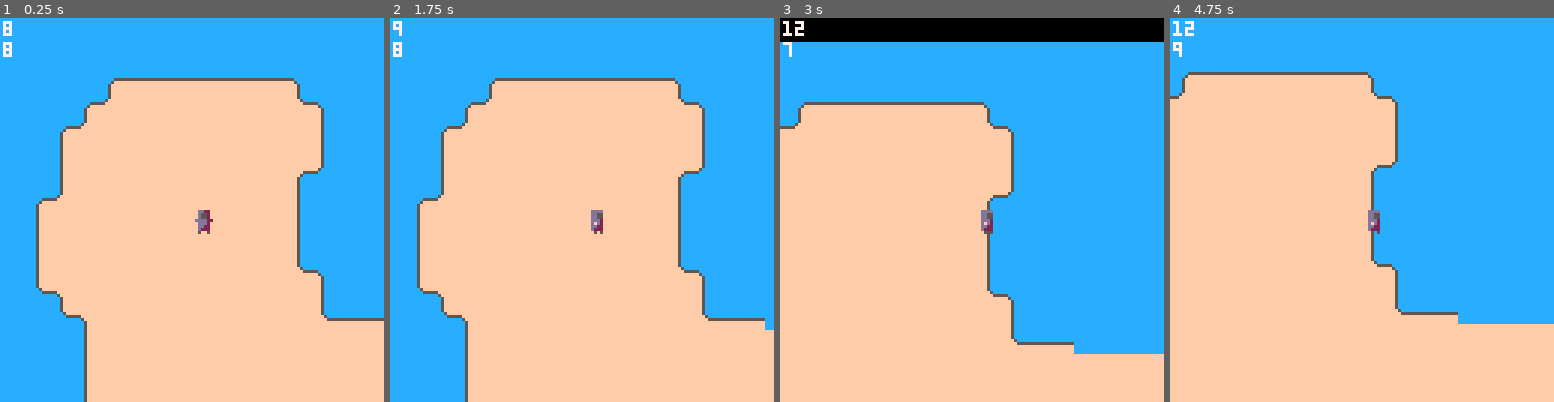
Above: before the commit, frames 1-4 (left to right).
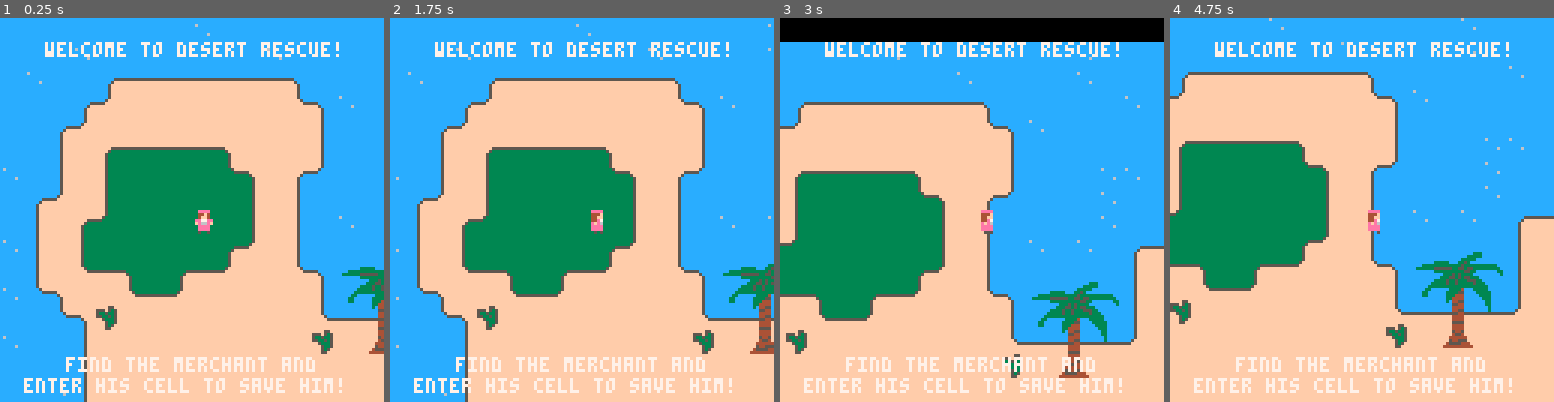
Above: after the commit, the same moments.

Repository: gutsuv/TAP-project
Game: PICO-8 cartridge test2.p8
Two runs of this game, one before a commit and one after it. Both use one fixed random seed, a clock stepped at 60 frames per second and the inputs below.
Inputs:
- Up to frame 1 (0.25 s): no input
- Up to frame 2 (1.75 s): tap X (X key) at 0.33, 1.07 s; tap O (Z key) at 0.7, 1.7 s; hold Right from 1.6 s (still down)
- Up to frame 3 (3 s): tap X (X key) at 1.85, 2.97 s; release Right at 2.1 s; tap O (Z key) at 2.1, 2.5, 2.9 s; hold Up 2.15-2.42 s; hold Right from 2.47 s (still down)
- Up to frame 4 (4.75 s): release Right at 3.03 s; hold Left 3.08-3.58 s; tap O (Z key) every 0.4 s from 3.3 to 4.5 s; hold Down 3.63-3.97 s; hold Right 4.02-4.68 s; tap X (X key) at 4.08 s; hold Up from 4.73 s (still down)

The runs differ from the first frame. In frame 1, 19% of the frame differs, in the area x 0-100%, y 0-99%; in frame 2, 19%; in frame 3, 22%; in frame 4, 23%, in the area x 0-100%, y 0-98%.

Commit message:
finished game

Diff:
--- a/test2.p8
+++ b/test2.p8
@@ -7,6 +7,12 @@
 	h = 128 // height of the game map
 
 	placeholder = 0
+	delay = 0
+
+	merchant={}
+	merchant.sprite = 4
+	merchant.x = 600
+	merchant.y = 456
 
 	player={}
 	player.x = 64
@@ -40,7 +46,7 @@
 	if(player.step % 3 == 0) then
 		player.frame += 1
 	end
-	if(player.frame > 7) then
+	if(player.frame > 5) then
 
 		if player.steptwo == 3 then
 			player.stepthree = true
@@ -193,13 +199,26 @@
 end
 
 function _draw()
-	cls()
-	map(0, 0, 0, 0)
+ cls()
+	map(0, 0, 0, 0, 128, 64)
+	spr(merchant.sprite, merchant.x, merchant.y);
 	spr(player.sprite, player.x, player.y)
 	camera(player.x - 64, player.y - 64)
 
-	print(ceil(player.x / 8), player.x - 63, player.y - 63, 7)
-	print(ceil(player.y / 8), player.x -63, player.y - 56, 7)
+	if(player.speed == 1) then
+		delay += 1
+	end
+	if(delay < 300) then
+		print("welcome to desert rescue!", player.x - 49, player.y - 56, 7)
+		print("find the merchant and", player.x - 42, player.y + 49, 7)
+		print("enter his cell to save him!", player.x - 56, player.y + 56, 7)
+	end
+
+	if player.x >= merchant.x and player.x <= merchant.x + 16 and player.y >= merchant.y and player.y <= merchant.y + 16 then
+		print("you found the merchant!", player.x - 56, player.y - 56, 7)
+		print("he dabs and says thanks!", player.x - 56, player.y - 49, 7)
+	end
+
 end
 
 
@@ -333,40 +352,40 @@
 
 
 __gff__
-0000000000000000000000000000000000000000000001000000000000000100000000000000000000000000000000000000000000000000000000000000000000000000000000000000000000000000000000000000000000000000000000000000000000000000000000000000000000000000000000000000000000000000
+0000000101000000000000000000000000000001010001000000000000000100000000010000000000000000000000000000000101000000000000000000000001010101000101010000000000000000010101010001010100000000000000000001010000010101000000000000000000000000000000000000000000000000
 0000000000000000000000000000000000000000000000000000000000000000000000000000000000000000000000000000000000000000000000000000000000000000000000000000000000000000000000000000000000000000000000000000000000000000000000000000000000000000000000000000000000000000
 __map__
-1616161616161616161616161616161665666765666765666765666765666745454545454545454545454545656667656667656667656667656667656667656667656667656667656667656667656667656667656667656667656667454545454545454545454545454545454545454545454545454545454545454545454545
-1616161616161616161616161616161645464745464745464745464745464745464745464745454545454545454545454545454545454545454545454545454545454545454545454545454545454545454545454545454545454545454545454545454545454545454545454545454545454545454545454545454545454545
-161616162b262626262626262c16161655565755565755565755565755565755565755565745454545454545454545454545454545454545454545454545454545454545454545454545454545454545454545454545454545454545454545454545454545454545454545454545454545454545454545454545454545454545
-1616162b2735353535353535252c161665666765666765666765666765666765666765666745454545454545454545454545454545454545454545454545454545454545454545454545454545454545454545454545454545454545454545454545454545454545454545454545454545454545454545454545454545454545
-16162b2735353535353535353515161645454545454545454545454545454545454545454545454545454545454545454545454545454545454545454b4c4d4b4c4d4b4c4d4b4c4d45454545454545454545454545454545454545454545454545454545454545454b4c4d4b4c4d4b4c4d454545454545454545454545454545
-16161735353535353535353535151616454545454545454545454545454545454545454545454b4c4d4b4c4d4b4c4d454545454545454545454545455b5c5d5b5c5d5b5c5d5b5c5d45454545454545454545454545454545454545454545454545454545454545455b5c5d5b5c5d5b5c5d454545454545454545454545454545
-161617353535353535353535053c1616454545454545454545454545454545454545454545455b5c5d5b5c5d5b5c5d454545454545454545454545456b6c6d6b6c6d6b6c6d6b6c6d45454545454545454545454545454545454545454545454545454545454545456b6c6d6b6c6d6b6c6d4d4545454545454545454545454545
-162b2735353535353535353515161616454545454545454545454545454545454545454545456b6c6d6b6c6d6b6c6d454545454545454545454b4c4d4b4c4d4b4c4d4b4c4d4b4c4d4b4c4d4545454545454545454545454545454545454545454545454b4c4d4b4c4d4c4d5d5b5c5d5b5c5d4545454545454545454545454545
-16173535353535353535353515161616454545454545454545454545454545454545454b4c4d4b4c4d4b4c4d4b4c4d4b4c4d454545454545455b5c5d5b5c5d5b5c5d5b5c5d5b5c5d5b5c5d4545454545454545454545454545454545454545454545455b5c5d5b5c5d5c5d6d6b6c6d6b6c6d4545454545454545454545454545
-16173535353535353535353515161616454545454545454545454545454545454545455b5c5d5b5c5d5b5c5d5b5c5d5b5c5d454545454545456b6c6d6b6c6d6b6c6d6b6c6d6b6c6d6b6c6d45454545454545454545454545454545454545454b4c4d4b6b6c6d6b6c6d6c6d4d4b4c4d4b4c4d4545454545454545454545454545
-161735353535353535353535252c1616454545454545454545454545454545454545456b6c6d6b6c6d6b6c6d6b6c6d6b6c6d454b4c4d4b4c4d4b4c4d4b4c4d4b4c4d4b4c4d4b4c4d4b4c4d4b4c4d4b4c4d45454545454545454545454545455b5c5d5b4b4c4d4b4c4d5b5c5d5b5c5d5b5c5d4545454545454545454545454545
-163b0735353535353535353535151616454545454545454b4c4d4b4c4d4b4c4d4b4c4d4b4c4d4b4c4d4b4c4d4b4c4d4b4c4d4b5b5c5d5b5c5d5b5c5d5b5c5d5b5c5d5b5c5d5b5c5d5b5c5d5b5c5d5b5c5d45454545454545454545454545456b6c6d6b5b5c5d5b5c5d6b6c6d6b6c6d6b6c6d4545454545454545454545454545
-16163b07353535353535353535252626454545454545455b5c5d5b5c5d5b5c5d5b5c5d5b5c5d5b5c5d5b5c5d5b5c5d5b5c5d5b6b6c6d6b6c6d6b6c6d6b6c6d6b6c6d6b6c6d6b6c6d6b6c6d6b6c6d6b6c6d45454647454647454b4c4d4b4c4d4b4c4d4b6b6c6d6b6c6d4b4c4d4b4c4d4b4c4d4b4c4d4545454545454545454545
-161616173535353535353535353535354b4c4d4b4c4d4b6b6c6d6b6c6d6b6c6d6b6c6d6b6c6d6b6c6d6b6c6d6b6c6d6b6c6d6b4b4c4d4b4c4d4b4c4d4b4c4d4b4c4d4b4c4d4b4c4d4b4c4d4b4c4d4b4c4d4b555657555657455b5c5d5b5c5d5b5c5d5b4b4c4d4b4c4d5b5c5d5b5c5d5b5c5d5b5c5d4545454545454545454545
-161616174c4d4b4c4d4b4c4d4b4c4d4b4c4d5d5b5c5d5b4b4c4d4b4c4d4b4c4d4b4c4d4b4c4d4b4c4d4b4c4d4b4c4d4b4c4d4b5b5c5d5b5c5d5b5c5d5b5c5d5b5c5d5b5c5d5b5c5d5b5c5d5b5c5d5b5c5d5b656667656667456b6c6d6b6c6d6b6c6d6b5b5c5d5b5c5d6b6c6d6b6c6d6b6c6d6b6c6d4545454545454545454545
-161616175c5d5b5c5d5b5c5d5b5c5d5b5c5d6d6b6c6d6b5b5c5d5b5c5d5b5c5d5b5c5d5b5c5d5b5c5d5b5c5d5b5c5d5b5c5d5b6b6c6d6b6c6d6b4546476c6d6b6c6d6b6c6d6b6c6d6b6c45464745464746474546474546474d4b4c4d4b4c4d4b4c4d4b6b6c6d6b6c6d4b4c4d4b4c4d4b4c4d4b4c4d4545454545454545454545
-454546176c6d6b6c6d6b6c6d6b6c6d6b6c6d4d4b4c4d4b6b6c6d6b6c6d6b6c6d6b6c6d6b6c6d6b6c6d6b6c6d6b6c6d6b6c6d6b4b4c4d4b4c4d4b55564546474b4c4d4b4c4d4b4c4d4b4c55565755565756575556575556574c4d5c5d5b4b4c4d4b4c4d4b4c4d4b4c4d5b5c5d5b5c5d5b5c5d5b5c5d4545454545454545454545
-555556174c4d4b4c4d4b4c4d4b4c4d4b4c4d4b4c4d4b4c4d4b4c4d4b4c4d4c4d4b4c4d4b4c4d4b4c4d4b4c4d4b4c4d4b4c4d4b5b5c5d5b5c5d5b65665556575b5c5d5b5c5d5b5c5d5b5c65666765666766676566676566675c5d6c6d6b5b5c5d5b5c5d5b5c5d5b5c5d6b6c6d6b6c6d6b6c6d6b6c6d4545454545454545454545
-656566175c5d5b5c5d5b5c5d5b5c5d5b5c5d5b5c5d5b5c5d5b5c5d5b5c5d5c5d5b5c5d5b5c5d5b5c5d5b5c5d5b5c5d5b5c5d5b6b6c6d6b6c6d6b4546656667474546474546474546474546474545464746474546476c6d6b6c6d4c4d4b6b6c6d6b6c6d6b6c6d6b6c6d4b4c4d4b4c4d4b4c4d4b4c4d4545454545454545454545
-4545463b076d6b6c6d6b6c6d6b6c6d6b6c6d6b6c6d6b6c6d6b6c6d6b6c6d6c6d6b6c6d6b6c6d6b6c6d6b6c6d6b6c6d6b6c6d6b6c6d6b6c6d6b6c5556575556575556575556575556575556575555565756575556574c4d4b4c4d4b4c4d4b4c4d4b4c4d4b4c4d5b5c5d5b5c5d5b5c5d5b5c5d5b5c5d4545454545454545454545
-55555616174d4b4c4d4b4c4d4b4c4d4b4c4d4b4c4d4b4c4d4b4c4d4b4c4d4b4c4d4b4c4d4b4c4d4b4c4d4b4c4d4c4d4b4c4d4b4b4c4d4b4c4d4c6566676566676566676566676566676566676565666766676566675c5d5b5c5d5b5c5d5b5c5d5b5c5d5b5c5d6b6c6d6b6c6d6b6c6d6b6c6d6b6c6d4545454545454545454545
-65656616175d5b5c5d5b5c5d5b5c5d5b5c5d5b5c5d5b5c5d5b5c5d5b5c5d5b5c5d5b5c5d5b5c5d5b5c5d5b5c5d5c5d5b5c5d5b5b5c5d5b5c5d5c5d4b6b4546474546474546474546474546474546476c6d6b6c6d6b6c6d6b6c6d6b6c6d6b6c6d6b6c6d6b6c6d4b4c4d4b4c4d4b4c4d4b4c4d4545454545454545454545454545
-45454616176d6b6c6d6b6c6d6b6c6d6b6c6d6b6c6d6b4546474546476c6d6b6c6d6b6c6d6b6c6d6b6c6d6b6c6d6c6d6b6c6d6b6b6c6d6b6c6d6c6d5b5c5556575556575556575556575556575556575d5b5c5d5b5c5d5b5c5d5d5b5c5d5b5c5d5b5c5d5b5c5d5b5c5d5b5c5d5b5c5d5b5c5d4545454545454545454545454545
-55555616174d4b4c4d4b4c4d4b4c4d4b4c4d4b4c4d4b5556575556574c4d4b4c4d4b4c4d4b4c4d4b4c4d4b4c4d4b4c4d4b4c4d4b4c4d4b4c4d4b4c6b6c6566676566676566676566676566676566676d6b6c6d6b6c6d6b6c6d6d6b6c6d6b6c6d6b6c6d6b6c6d6b6c6d6b6c6d6b6c6d6b6c6d4545454545454545454545454545
-6565662b275d5b5c5d5b5c5d5b5c5d5b5c5d5b5c5d5b6566676566675c5d5b5c5d5b5c5d5b5c5d5b5c5d5b5c5d5b5c5d5b5c5d5b5c5d5b5c5d5b5c5d5c4b4c4d4b4c4d4b4c4d4b4c4d4b4b4c4d4c4d4b4c4d4b4c4d4b4c4b4c4d4b4c4d4b4c4d4b4c4d4b4c4d4b4c4d4b4c4d4b4c4d4545454545454545454545454545454545
-454546176c6d6b6c6d6b6c6d6b6c6d6b6c6d6b4546474546474546474546476c6d6b6c6d6b6c6d6b6c6d6b6c6d6b6c6d6b6c6d6b6c6d6b6c6d6b6c6d6c5b5c5d5b5c5d5b5c5d5b5c5d5b5b5c5d5c5d5b5c5d5b5c5d5b5c5b5c5d5b5c5d5b5c5d5b5c5d5b5c5d5b5c5d5b5c5d5b5c5d4545454545454545454545454545454545
-5555563b06074b4c4d4b4c4d4b4c4d4b4c4d4b5556575556575556575556574c4d4b4c4d4b4c4d4b4c4d4b4c4d4b4c4d4b4c4d4b4c4d4b4c4d4b4c4d4c6b6c6d6b6c6d6b6c6d6b6c6d6b6b6c6d6c6d6b6c6d6b6c6d6b6c6b6c6d6b6c6d6b6c6d6b6c6d6b6c6d6b6c6d6b6c6d6b6c6d4545454545454545454545454545454545
-6565666765175b5c5d5b5c5d5b5c5d5b5c5d5b6566676566676566676566675c5d5b5c5d5b5c5d5b5c5d5b5c5d5b5c5d5b5c5d5b5c5d5b5c5d5b5c5d5c4b4c4d4b4c4d4b4c4d4b4c4d4b4c4d4b4c4d4b4c4d4b4c4d4b4c4d4b4c4d4b4c4d4b4c4b4c4d4b4c4d4545454545454545454545454545454545454545454545454545
-4545464745176b6c6d6b6c6d6b6c6d6b6c6d6b4546474546474546474546476c6d6b6c6d6b6c6d6b6c6d6b6c6d6b6c6d6b6c6d6b6c6d6b6c6d6b6c6d6c5b5c5d5b5c5d5b5c5d5b5c5d5b5c5d5b5c5d5b5c5d5b5c5d5b5c5d5b5c5d5b5c5d5b5c5b5c5d5b5c5d4545454545454545454545454545454545454545454545454545
-5555565755174b4c4d4b4c4d4b4c4d4b4c4d4b5556575556575556575556574c4d4b4c4d4b4c4d4b4c4d4b4c4d4b4c4d4b4c4d4b4c4d4b4c4d4b4c4d4c6b6c6d6b6c6d6b6c6d6b6c6d6b6c6d6b6c6d6b6c6d6b6c6d6b6c6d6b6c6d6b6c6d6b6c6b6c6d6b6c6d4545454545454545454545454545454545454545454545454545
-4565666765175b5c5d5b5c5d5b5c5d5b5c5d5b6566676566676566676566675c5d5b5c5d5b5c5d5b5c5d5b5c5d5b5c5d5b5c5d5b5c5d5b5c5d5b4b4c4d4b4c4d4b4c4d4b4c4d4b4c4d4b4c4d4b4c4d4b4c4d4b4c4d4b4c4d4b4c4d4b4c4d4b4c4b4c4d4545454545454545454545454545454545454545454545454545454545
-5545464745176b6c6d6b6c6d4b4c4d4b4c4d4b4c4d6b4546474546474c4d6b6c6d6b6c6d4b4c4d4b4c4d4b4c4d4b4c4d4b4c4d6b6c6d6b6c6d6b5b5c5d5b5c5d5b5c5d5b5c5d5b5c5d5b5c5d5b5c5d5b5c5d5b5c5d5b5c5d5b5c5d5b5c5d5b5c5b5c5d4545454545454545454545454545454545454545454545454545454545
-
-
+16161616161616161e161616161616161e66676566676566676566676566674545451e4545451e45454545451e66676566676566676566676566671e661e1e66676566671e1e676566676566676566671e66676566671e666765666745454545454545454545454545454545451e1e4545454545451e45454545454545454545
+1616161e161616161616161e161616161e4647454647451e4745464745461e45461e454647454545451e4545454545451e45451e454545451e454545454545454545454545454545454545451e454545454545454545454545454545451e45454545451e45454545451e45454545451e4545454545451e4545451e4545454545
+161e16162b262626262626262c16161655561e55565755565755561e55561e5556575556571e4545454545454545454545454545454545451e454545451e45451e454545451e45454545451e4545454545451e45451e45451e1e454545454545454545454545454545454540414243454545454545451e45454545454545451e
+1616162b2735353535353535252c1e16656667651e6765666765666765661e6566671e1e6745451e45404142431e45451e454545451e45451e451e45454545451e45454545454545454545451e1e45451e1e4545454545454545454545454545454545454545451e451e455051525345451e454545451e1e454545454545451e
+16162b273535353535353535351516164545454545454545454545451e45454545451e45451e454545505152534545454545451e454545451e4545452b262626262626262626262c4545454545454545454545451e454545454545454545454545454545454545452b26266061626326262c454545451e454545451e45454545
+1616173508090909090a353535151616451e1e454545451e45451e45454545454545451e45452b262660616263262c45454545454545454545451e45175c5d5b5c5d5b5c5d5b5c151e454545454545454545454545454545451e454545454545451e4545451e4545175c5d707172735c5d154545454545454545451e45454545
+1e1617351819191919370a35053c1616451e454545451e4545454545451e454545451e1e4545175c5d707172735c151e4545451e1e4545454545452b276c6d6b6c3d6b6c6d6b6c15454545454545454545454545451e1e454545454545451e4545451e45451e4545176c6d6b6c6d6b6c6d252c45454545454545454545454545
+162b27351819191919191a3515161616451e4545454545454545454545454545454545454545176c6d6b6c6d6b6c1516454545454540414243162b274b4c4d4b4c4d4b4c4d4b4c2526262c45454545451e45454545451e45454545451e1e1e454545452b26262626274c4d5d5b5c5d5b5c5d154545451e45454545451e454545
+161735083819191919191a3515161e161e452b262626262626262c45454545454545452b2626274c4d4b4c4d4b4c2526262c454545505152532b275d5b5c5d5b5c08090a5d5b5c5d5b5c151e454545454545454545454545451e454545454545454545175c5d5b5c5d5c5d6d6b6c6d6b6c3d15451e451e451e1e1e4545454545
+1e1735181919191919392a5b151616164545173535353535353515451e404142434545175c5d5b5c5d5b5c5d5b5c5d5b5c151e452b60616263276c6d6b356d6b6c18191a6d6b6c6d6b6c252c45451e4545454545451e4545451e451e4545452b262626276c6d6b6c6d6c6d4d4b4c4d4b4c4d1545451e45454545454545451e45
+16173528293a1939292a5b5b252c404142431735353535353535151e45505152531e2b276c6d6b6c6d6b6c6d35356d6b6c151e2b27707172734b4c4d4b35350809381937090a4c4d4b4c4d25262626262c454545454545454545451e454545175c5d5b4b4c4d4b4c4d5b5c5d355c5d5b5c5d1545454545454545454545454545
+1e3b07353528292a4c5b5b5b35155051525317353535353535352526266061626326274b4c4d4b4c4d4b3d35354c4d4b4c2526275c5d5b5c5d5b5c5d5b5c5d1819191919191a5c5d5b3d5d5b5c5d5b5c1545451e454545454545454545452b276c6d6b3d5c5d5b5c5d6b6c6d35356d6b6c6d1545454545451e45451e1e454545
+16163b073d353535705b5b73352560616263273535353535355d5b5c5d707172735c5d5b5c5d5b5c5d5b5c355b5c5d5b5c5d5b6b0809090a6d6b6c6d6b6c6d2829292929292a6c6d6b6c6d6b6c6d6b6c1545454647451e47452b26262626274b4c4d4b6b6c6d6b6c6d4b4c4d354c4d4b4c4d252c161e45454545454545454545
+1e1616173535353535353535353d707172734d4b4c4d4b6b6c6d6b6c6d6b6c6d6b6c6d6b6c6d6b6c6d6b35356b6c6d6b6c6d6b4b1819191a4d4b4c4d4b4c4d4b4c4d4b4c4d4b4c4d4b4c4d4b4c4d4b4c252c55565755565745175c5d5b5c5d5b5c5d5b4b4c4d080909090a5d5b5c5d5b5c5d5b252c4545454545454545454545
+161616174c4d4b4c4d4b4c4d4b4c4d4b4c4d5d5b3535354b4c4d4b4c4d3d4c4d4b4c4d4b4c4d4b4c4d35354d4b4c4d4b4c4d08093819191a5d5b5c5d5b5c5d5b5c5d5b5c5d5b5c5d5b5c5d5b5c5d5b5c5d15651e671e666745176c6d6b6c6d6b6c6d6b5b5c5d181919191a6d6b6c6d35356d6b6c15164545451e454545451e45
+16161e175c5d5b5c5d5b5c5d5b5c5d5b5c5d6d6b6c6d6b5b355d5b5c5d5b5c5d5b5c5d5b5c5d5b5c5d5b5c5d5b5c5d5b080938191919392a6d6b0506076c6d6b6c6d6b6c3d6b6c6d6b05060606060606063c45461e45462b26274c4d4b4c4d4b4c4d4b6b6c6d181919392a3535353535354d4b4c151645454545454545454545
+1e4546176c6d6b6c6d6b6c6d6b6c6d6b6c6d4d4b4c3d4b6b6c6d6b6c6d6b6c6d6b6c6d6b6c6d6b6c6d6b6c6d6b6c08093819191919392a4c4d4b15563b06074b4c4d4b4c4d4b4c4d4b155556571e565756571e56571e56174c4d5c5d5b4b4c4d4b4c4d0809093819392a5c5d5b5c5d5b5c5d5b5c1545451e4545454545454545
+555556174c4d4b4c4d4b4c4d4b4c4d4b4c354b4c4d4b4c4d354c4d4b4c4d4c4d4b4c4d0809090a4c4d4b4c4d0809381919191919392a5b5c5d5b151e55563b060606060606060606063c651e671e1e6766676566676566175c5d6c6d6b5b5c5d5b5c5d18191919191a6b6c6d6b6c6d6b6c6d6b6c1545451e451e4545451e4545
+656566175c5d5b5c5d5b5c5d5b5c5d5b5c5d5b5c5d5b5c5d5b5c5d5b5c5d5c5d5b5c5d18191937090909090938191919191919392a6d6b6c3d6b1546651e67471e4647451e474546474546471e45461e46404142432b26276c6d4c4d4b6b6c6d6b6c0838191919392a4b4c4d4b4c3d4b4c4d4b4c154545454545454545454545
+451e463b076d6b6c6d6b6c6d6b6c6d6b6c6d6b6c6d6b6c6d6b6c6d6b6c6d6c6d6b6c6d181919191919191919191919191919191a6d6b6c6d6b6c1556571e56575556571e565755561e551e57555556575650515253174d4b4c4d4b4c4d4b4c4d4b0838191919392a5d5b5c5d5b5c5d5b5c5d5b053c4545454545454545454545
+55555616174d4b4c4d4b4c4d4b4c4d4b4c4d4b4c4d4b4c4d4b4c4d4b4c4d4b4c4d4b4c283a19191919190d0e0e0e0e0e0e0f191a4c4d4b4c4d4c25262c65666765666765661e65666765666765651e672b60616263275d5b5c5d5b5c5d5b5c5d5b18191919392a6c6d6b6c6d6b6c6d6b6c6d053c161e454545451e4545454545
+6565661e175d5b5c5d5b5c5d5b353535355d5b5c5d5b5c5d5b5c5d5b5c5d5b5c5d5b5c5d283a191919191d1e161616161e1b0f1a5c5d5b5c5d355d4b252c1e4041424345461e454647451e471e462b2627707172736c6d6b356d6b6c3d6b6c6d6b282929292a4b4c4d4b4c4d4b4c4d4b4c053c45451e451e45451e4545454545
+451e4616176d6b6c6d6b6c6d6b6c6d35356d6b6c6d6b3505073535356c6d6b6c6d6b6c6d6b283a1919192d2e0c161e1616161f37090a6b6c6d35355b5c155650515253551e57551e57551e57552b275d5b5c5d5b5c5d5b5c35355b5c5d5b5c5d5b5c5d5b5c5d5b5c5d5b5c5d5b5c5d5b5c154545454545454545454545454545
+551e5616174d4b4c4d4b4c4d4b4c4d4b4c4d4b4c4d05063c3b060606074d4b4c4d4b4c4d4b4c283a191919191d16161616161f1919370a4c4d4b4c6b6c2526606162632626262626262626262627356d6b6c6d6b6c6d6b6c6d6d6b6c6d6b6c6d6b6c6d6b6c6d6b6c6d6b6c6d6b6c6d6b6c154545454545454545454545454545
+6565662b275d5b5c5d5b5c5d5b5c5d5b5c5d5b05063c651e67651e673b075b5c5d5b5c5d5b5c5c18191919191d1616161e0b2f191919370a5d5b5c5d5c4b4c707172733535354b4c4d4b4b4c4d4c4d4b4c4d4b4c4d4b4c4b4c4d4b4c4d4b4c4d4b4c4d4b4c4d4b4c3d4b4c4d4b4c0506063c45454545454545454545451e4545
+454546176c6d6b3d6d6b6c6d6b6c6d6b6c6d6b1546474546474546474517356c6d6b6c6d6b6c5c18191919192d2e2e2e2e2f1919191919370a6b6c6d6c5b5c5d5b5c5d5b5c5d5b5c5d5b5b5c5d5c5d5b5c5d5b5c5d5b5c5b5c5d5b5c5d5b5c5d5b5c5d5b5c5d5b5c5d5b5c5d5b5c1545451e454545451e454545454545454545
+551e1e3b06074b4c4d4b4c4d4b4c4d4b4c4d4b155657555657551e575517354c4d4b4c4d4b4c4d1819191919191919191919191919191919370a4c4d4c6b6c6d6b6c6d6b6c6d6b6c6d6b6b6c6d6c6d6b6c6d6b6c6d6b6c6b6c6d6b6c6d6b6c6d6b6c6d6b6c6d6b6c6d6b6c6d6b6c15454545454545451e1e4545451e45454545
+6565666765175b5c5d5b5c5d5b5c5d5b5c5d5b151e671e6667651e1e653b075c5d5b5c5d5b5c083819191939292929293a1919191919191919370a5d5c4b4c4d4b4c4d4b4c4d4b4c4d3d4c4d4b4c4d4b4c4d4b4c4d4b4c4d4b4c4d4b4c4d4b4c4b4c4d4b4c0506060606060606063c4545451e4545451e454545454545454545
+4545464745176b6c6d6b6c6d6b6c6d6b6c6d6b1546471e464745461e45463b076d6b6c6d080938191919191a6d6b6c6d283a191919190d0e0f1937090909090a5b5c5d5b5c5d5b5c5d5b5c5d5b5c5d5b5c5d5b5c5d5b5c5d5b5c5d5b5c5d5b5c5b5c5d5b5c15454545454545454545451e454545454545454545454545454545
+1e551e5755174b4c4d4b4c4d4b4c4d4b4c3d4b1556575556571e565755561e174d4b4c4d180d0e0f1919392a4d4b354d4b283a1919191d1e1f1919191919191a6b6c6d6b6c6d6b6c6d6b6c6d6b6c6d6b6c6d6b3d6d6b6c6d6b6c6d6b6c6d6b6c6b6c6d6b6c154545451e451e45454545454545454545454545451e4545454545
+45651e6765175b5c5d5b5c5d5b5c5d5b5c5d5b252c6765666765666765661e175d5b5c08381d1e1f19392a5c5d5b35355b5c28293a192d2e2f3929292929292a4b4c4d4b4c4d4b4c4d4b4c4d4b4c4d4b4c4d4b4c4d4b4c4d4b4c4d4b4c4d4b4c4b4c4d05063c45451e45454545454545451e45451e4545454545454545454545
+5545461e45176b6c6d6b6c6d4b4c4d4b4c4d4b4c252c1e40414243472b2626276d6b6c18192d2e2f392a4b4c4d4b4c35354c4d6b283a1919191a5b5c5d5b5c5d5b5c35355c5d5b5c5d5b5c5d5b5c5d5b5c5d5b5c5d5b5c5d5b5c5d5b5c5d5b5c5b5c3515454545454545454545454545451e454545451e1e4545454545454545
+
+
Not shown, changed: 128 lines of the sprite sheet (__gfx__) section of test2.p8
